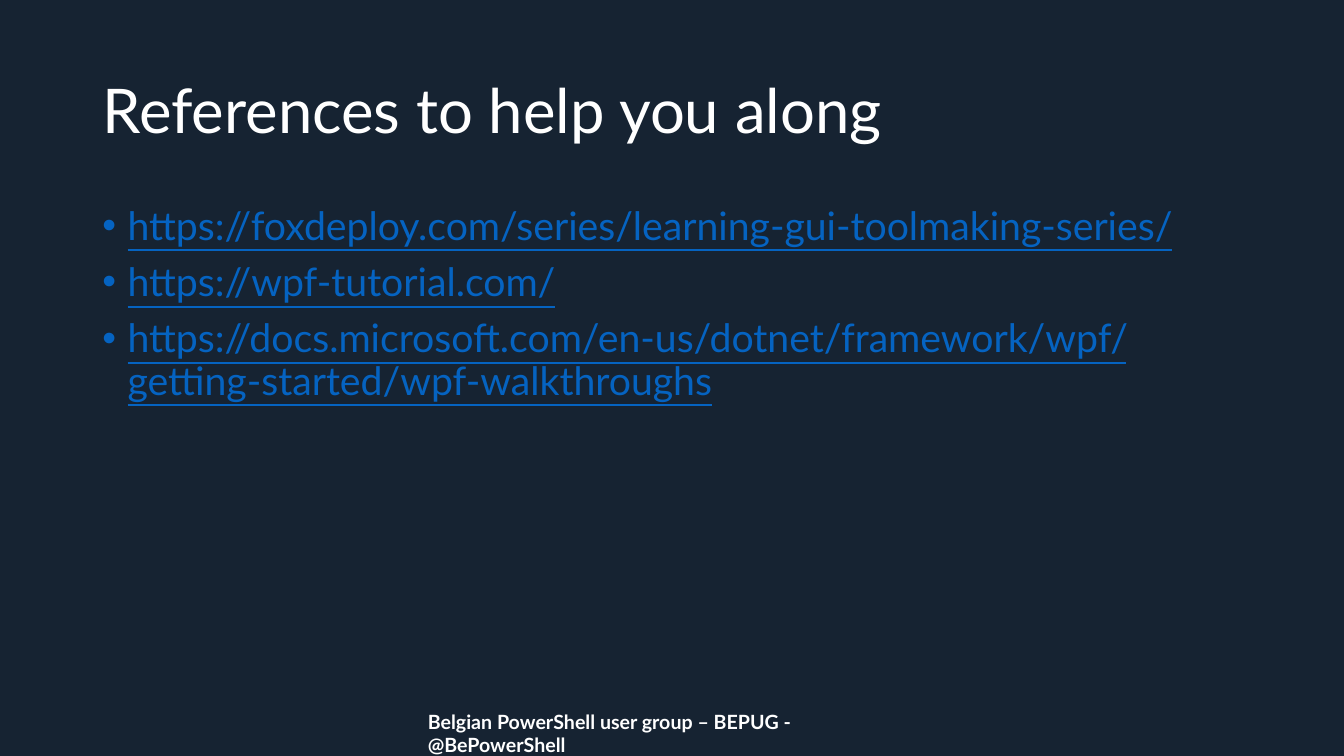
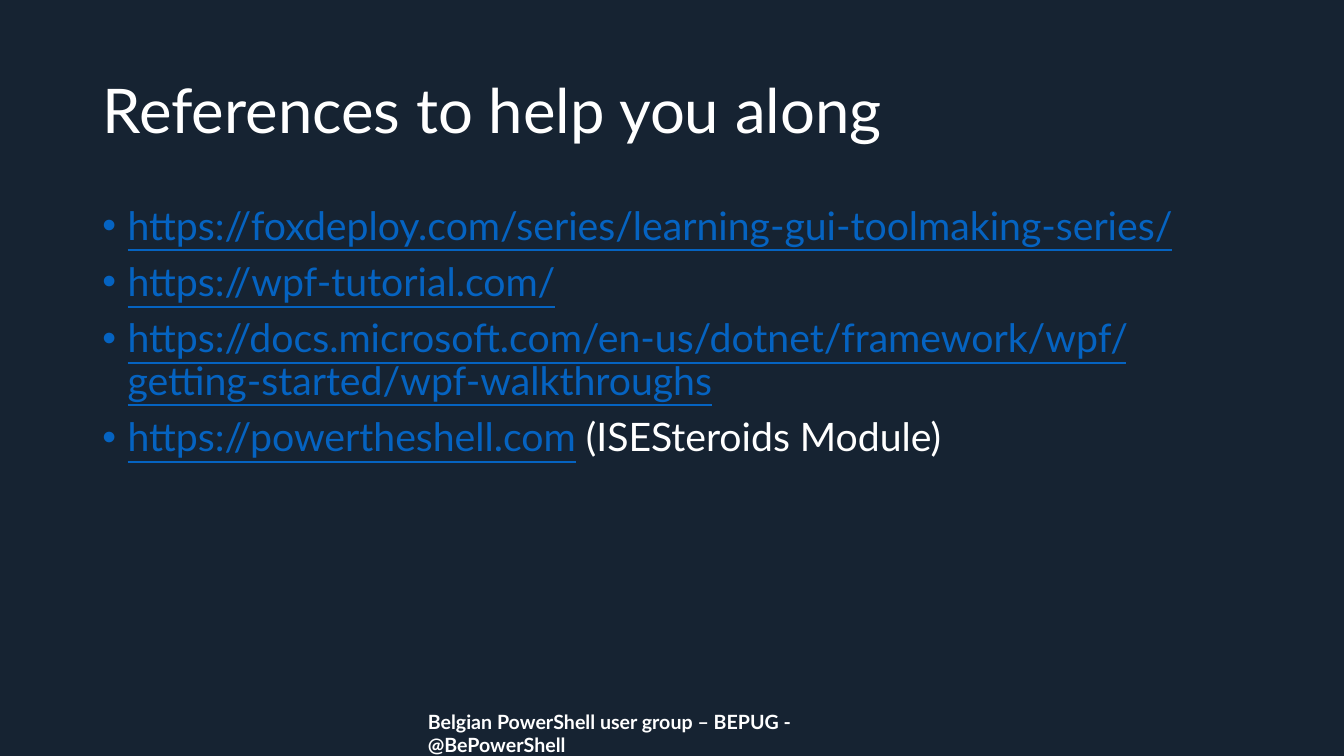
Before and after one commit to BEPUG/meetups, a slide deck: slide 12 of 20190522/Build GUIs to make your code look super expensive - Merlijn Van Waeyenberghe/Build GUIs to make your code look super expensive.pptx. Drawn at 1344x756 pixels with LibreOffice and Linux fonts; fonts in the diff are those of the drawing; background and template pictures are left out. Boxes give left, top, right and bottom in pixels: in the first picture for what was removed or moved away, otherwise in the second. Text is boxed around its words. In the diff, an @@ line names an element or a change of style, - is before the commit and + after.

```diff
--- a/20190522/Build GUIs to make your code look super expensive - Merlijn Van Waeyenberghe/Build GUIs to make your code look super expensive.pptx
+++ b/20190522/Build GUIs to make your code look super expensive - Merlijn Van Waeyenberghe/Build GUIs to make your code look super expensive.pptx
@@ text at <box>128,420,941,458</box>: paragraph added @@
+• https://powertheshell.com (ISESteroids Module)
```
Also in this commit, not shown: 1 other slide changed, 1 slide added, 1 slide removed, 7 other files.
